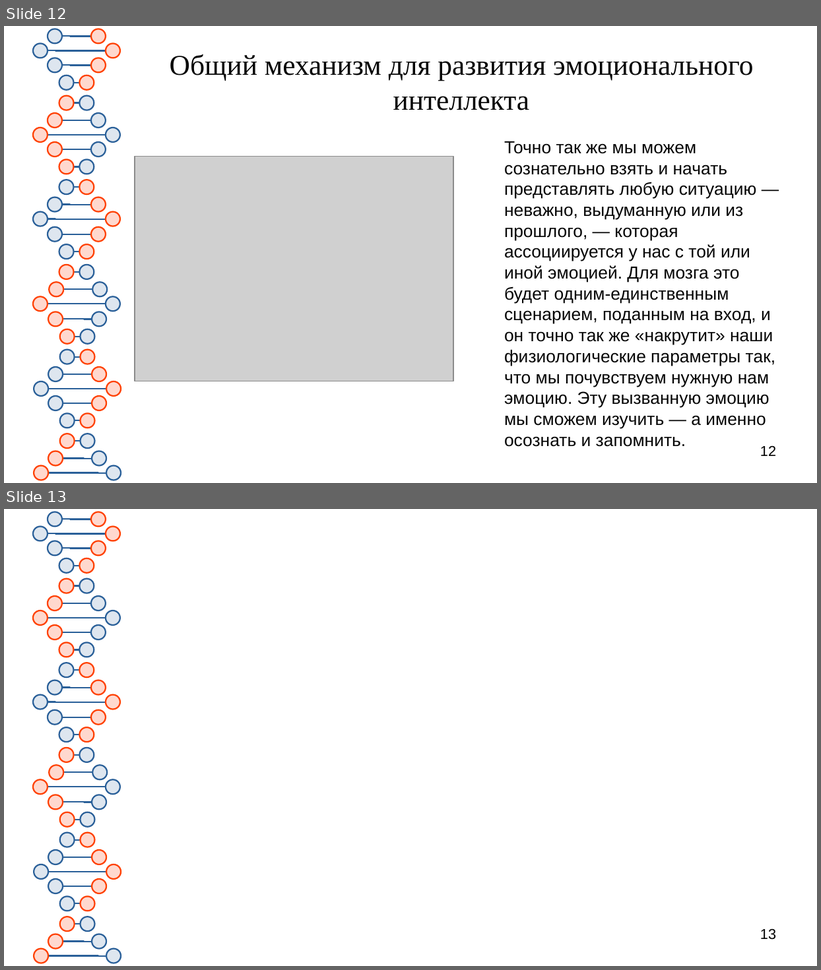
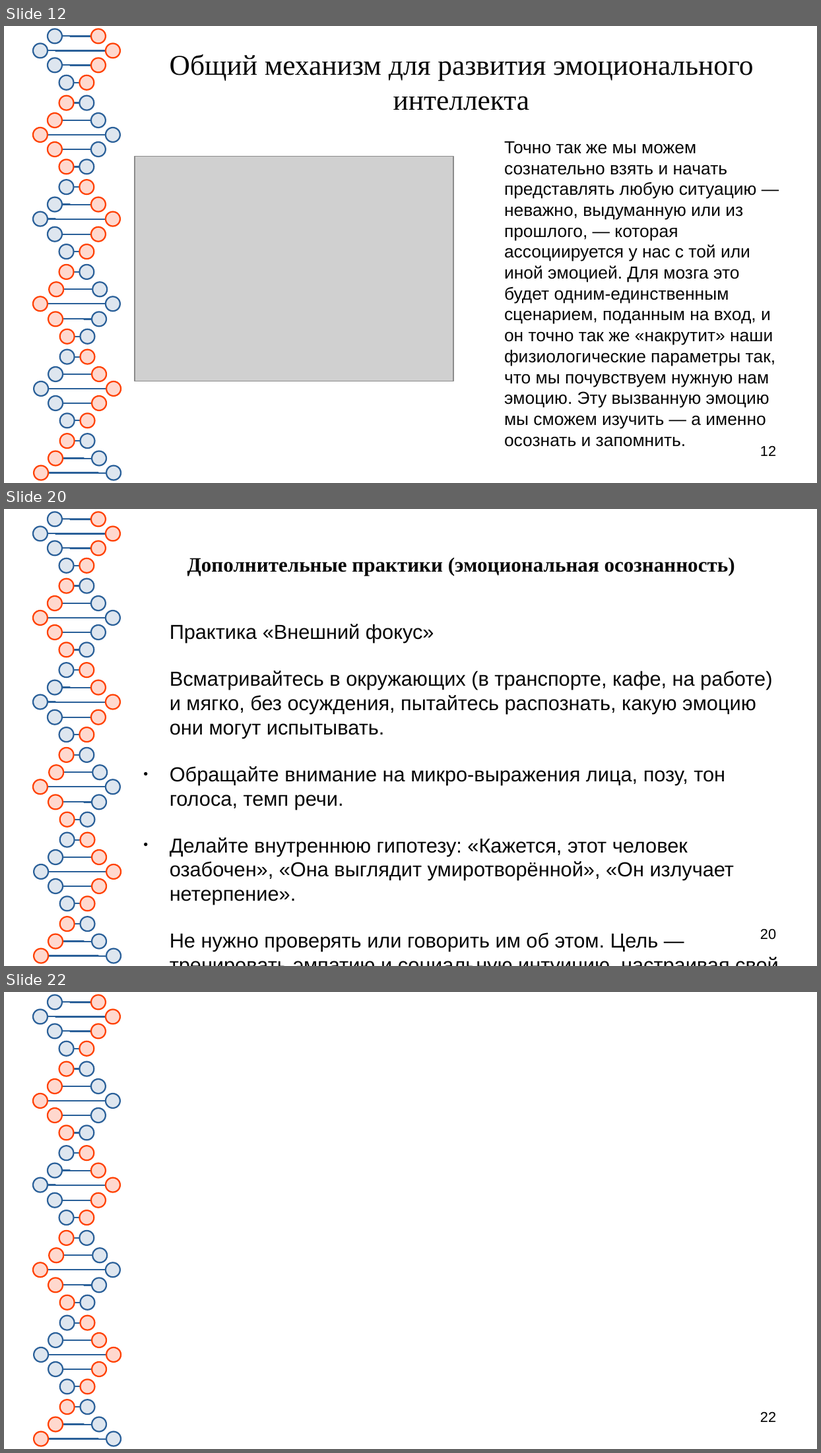
Before and after one commit to Chularev/articles, a slide deck: Psychology/5. Эмоциональный интеллект/Эмоциональный интеллект.odp. Shown one above the other, each under a label of ours: slides 12 and 13 before the commit, slides 12, 20 and 22 after it; the slides between them are not shown. The pictures are 821x970 and 821x1453 pixels, drawn with LibreOffice and Linux fonts; fonts in the diff are those of the drawing; grey boxes stand for pictures. Boxes give left, top, right and bottom in pixels: in the first picture for what was removed or moved away, otherwise in the second. Text is boxed around its words. In the diff, an @@ line names an element or a change of style, - is before the commit and + after.

```diff
--- a/Psychology/5. Эмоциональный интеллект/Эмоциональный интеллект.odp
+++ b/Psychology/5. Эмоциональный интеллект/Эмоциональный интеллект.odp
@@ slide 20 added at (x1=4, y1=509, x2=817, y2=966), background #FFFFFF; not listed: 81 template elements that a slide beside it also shows @@
@@ title added at (x1=187, y1=557, x2=735, y2=576), 20 pt, text #050505, bold @@
+Дополнительные практики (эмоциональная осознанность)
@@ text added at (x1=170, y1=624, x2=772, y2=952), 19.8 pt, text #050505 @@
+Практика «Внешний фокус»
+Всматривайтесь в окружающих (в транспорте, кафе, на работе) и мягко, без осуждения, пытайтесь распознать, какую эмоцию они могут испытывать.
+● Обращайте внимание на микро-выражения лица, позу, тон голоса, темп речи.
+● Делайте внутреннюю гипотезу: «Кажется, этот человек озабочен», «Она выглядит умиротворённой», «Он излучает нетерпение».
+Не нужно проверять или говорить им об этом. Цель — тренировать эмпатию и социальную интуицию, настраивая свой «эмоциональный слух».
@@ page number added at (x1=760, y1=929, x2=776, y2=940), 14 pt, text #000000 @@
+20
@@ what was slide 13 is now slide 22 @@
@@ page number at (x1=760, y1=1412, x2=776, y2=1422): text changed @@
-13
+22
```
Also in this commit, not shown: 8 other slides added.
